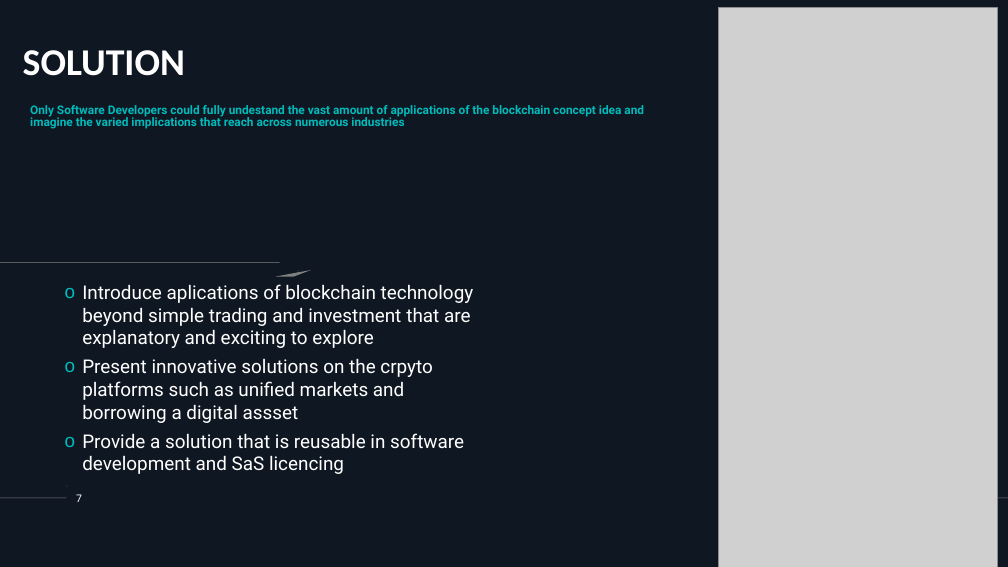
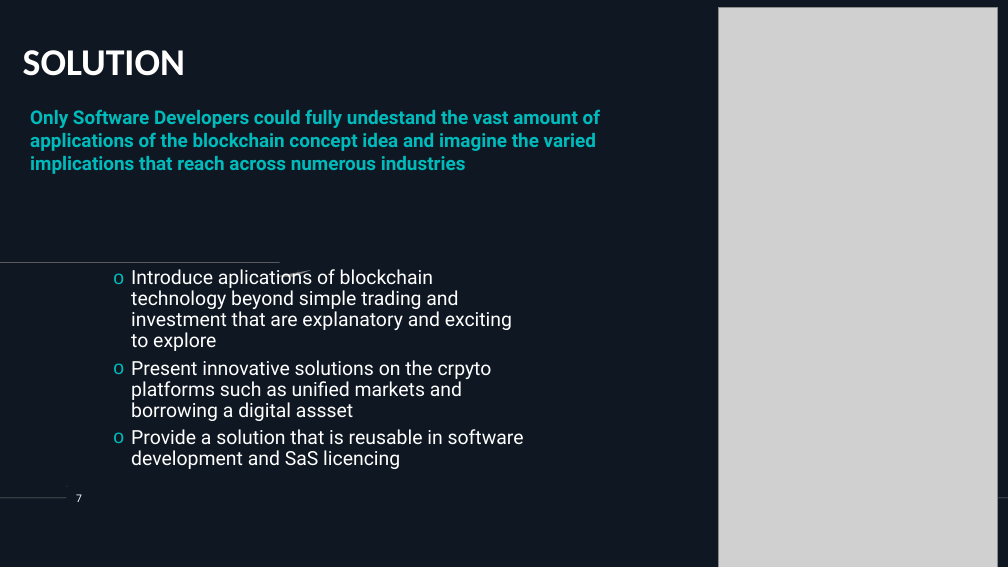
Before and after one commit to asotirov/dorahacks-berlin-hackaton-xnft, a slide deck: slide 7 of presentation.ppt. Drawn at 1008x567 pixels with LibreOffice and Linux fonts; fonts in the diff are those of the drawing; grey boxes stand for pictures. Boxes give left, top, right and bottom in pixels: in the first picture for what was removed or moved away, otherwise in the second. Text is boxed around its words. In the diff, an @@ line names an element or a change of style, - is before the commit and + after.

```diff
--- a/presentation.ppt
+++ b/presentation.ppt
@@ text "Only Software Developers could fully ..." at (30,109,600,174): size 11.2 to 18 pt; line spacing 0.8 to 1 @@
@@ text "Introduce aplications of blockchain technology ...": place and size @@
-text "Introduce aplications of blockchain technology ..." at (82,284,474,474)
+text "Introduce aplications of blockchain technology ..." at (131,269,524,469)
@@ text "Introduce aplications of blockchain technology ..." at (131,269,524,469): size 18 to 18.5 pt; line spacing 1 to 0.9 @@
```
Also in this commit, not shown: 10 other slides changed, 8 slides added, 7 slides removed.
